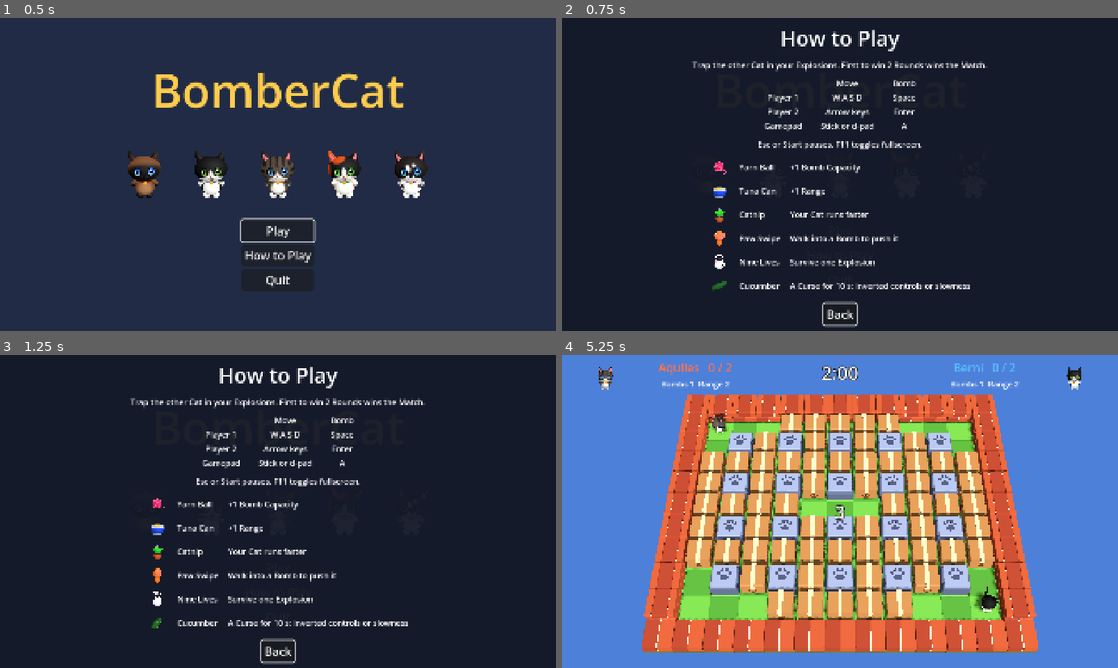
Above: before the commit, frames 1-4 (two rows, left to right).
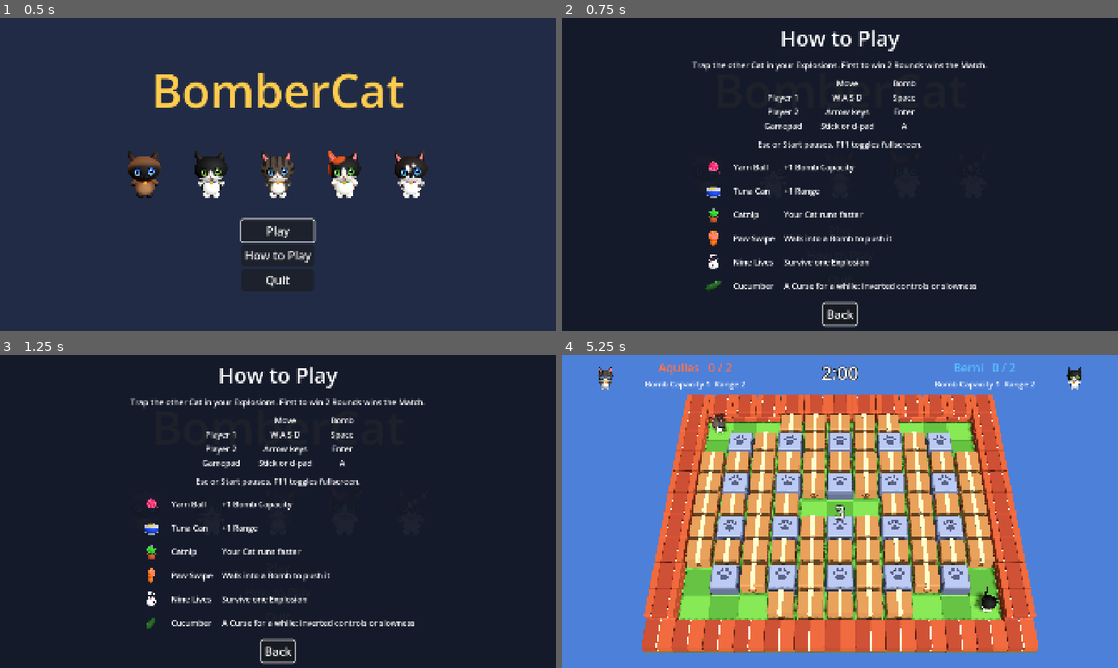
Above: after the commit, the same moments.

Repository: Sifawm/bombercat
Game: Godot game, scene res://presentation/main.tscn
Two runs of this game, one before a commit and one after it. Both use one fixed random seed, a clock stepped at 60 frames per second and the inputs below.
Inputs:
- Up to frame 1 (0.5 s): no input
- Up to frame 2 (0.75 s): click "How to Play" at 0.5 s
- Up to frame 3 (1.25 s): no input
- Up to frame 4 (5.25 s): click "Back" at 1.25 s; click "Play" at 2 s; tap Enter at 2.75, 2.85, 3.6, 4.35, 5.1 s; hold D 2.78-3.53 s; tap Space at 3.02, 3.77 s; hold S 3.53-4.28 s; hold D 4.28-5.03 s; hold W from 5.03 s (still down)

Frame 1 is identical in both runs. In frame 2, 2.6% of the frame differs, in the area x 25-75%, y 45-88%; in frame 3, 2.6%; in frame 4, 0.4%.

Commit message:
Stage 5 review fixes: Match winner in the rules, Cat Select, Pause and stick details
- The Match remembers its winner; the Match Result screen reads it instead of
  working it out
- Two Players confirming the same Cat in the same frame: the second is ignored
- Start closes the How to Play card together with the Pause menu
- Stick deadzone of 0.5, so a sideways drift does not turn the Cat
- Match Result buttons wake up after a second, so a late bomb press does not
  skip the summary
- How to Play reads the Rounds to win from the game configuration; the HUD says
  Bomb Capacity (CONTEXT.md vocabulary)

Co-Authored-By: Claude Opus 5.5 <noreply@anthropic.com>

Diff:
--- a/game/control/local_player_controller.gd
+++ b/game/control/local_player_controller.gd
@@ -12,6 +12,8 @@
 	"right": JOY_BUTTON_DPAD_RIGHT, "bomb": JOY_BUTTON_A,
 }
 ## Left stick: the axis and which side of it.
+## How far the stick must be pushed; high enough that a sideways drift does not turn the Cat.
+const STICK_DEADZONE := 0.5
 const PAD_STICK: Dictionary[String, Array] = {
 	"up": [JOY_AXIS_LEFT_Y, -1.0], "down": [JOY_AXIS_LEFT_Y, 1.0],
 	"left": [JOY_AXIS_LEFT_X, -1.0], "right": [JOY_AXIS_LEFT_X, 1.0],
@@ -35,10 +37,13 @@
 			var action_name := action(slot, control)
 			if InputMap.has_action(action_name):
 				continue
-			InputMap.add_action(action_name)
+			InputMap.add_action(action_name, STICK_DEADZONE)
 			var key := InputEventKey.new()
 			key.physical_keycode = KEYS[slot][control]
 			InputMap.action_add_event(action_name, key)
+			# ponytail: slot N listens to joypad device N. Some keyboards register as a joypad
+			# and take a device number; pick devices from Input.get_connected_joypads() if
+			# that gets in a Player's way.
 			var button := InputEventJoypadButton.new()
 			button.device = slot
 			button.button_index = PAD_BUTTONS[control]
--- a/game/presentation/cat_select.gd
+++ b/game/presentation/cat_select.gd
@@ -60,8 +60,10 @@
 
 
 func _process(_delta: float) -> void:
+	var aimed_at := _cursors.duplicate()
 	for player in PLAYERS:
-		if _picks[player] != -1:
+		# The second check: the other Player confirmed this Cat first in this very frame.
+		if _picks[player] != -1 or _cursors[player] != aimed_at[player]:
 			continue
 		var step := int(Input.is_action_just_pressed(LocalPlayerController.action(player, "right"))) \
 				- int(Input.is_action_just_pressed(LocalPlayerController.action(player, "left")))
--- a/game/presentation/how_to_play.gd
+++ b/game/presentation/how_to_play.gd
@@ -5,6 +5,7 @@
 
 signal closed
 
+const CONFIG: GameConfig = preload("res://config/game_config.tres")
 const CONTROLS: Array[Array] = [
 	["", "Move", "Bomb"],
 	["Player 1", "W A S D", "Space"],
@@ -18,17 +19,25 @@
 	[&"catnip", "Catnip", "Your Cat runs faster"],
 	[&"paw_swipe", "Paw Swipe", "Walk into a Bomb to push it"],
 	[&"nine_lives", "Nine Lives", "Survive one Explosion"],
-	[&"cucumber", "Cucumber", "A Curse for 10 s: inverted controls or slowness"],
+	[&"cucumber", "Cucumber", "A Curse for a while: inverted controls or slowness"],
 ]
 
 var _back: Button
+
+
+## Shows the card on top of `screen`; the focus goes back to `return_focus` when it closes.
+static func open_over(screen: Control, return_focus: Control) -> void:
+	var card := HowToPlay.new()
+	card.closed.connect(return_focus.grab_focus)
+	screen.add_child(card)
 
 
 func _init() -> void:
 	color = Color(0.08, 0.1, 0.16, 0.96)
 	var column := Ui.centred_column(self)
 	column.add_child(Ui.label("How to Play", 72))
-	column.add_child(Ui.label("Trap the other Cat in your Explosions. First to win 2 Rounds wins the Match.", Ui.SMALL_SIZE))
+	column.add_child(Ui.label("Trap the other Cat in your Explosions. First to win %d Rounds wins the Match." % CONFIG.rounds_to_win,
+		Ui.SMALL_SIZE))
 	var controls := GridContainer.new()
 	controls.columns = 3
 	controls.add_theme_constant_override("h_separation", 64)
--- a/game/presentation/match_result.gd
+++ b/game/presentation/match_result.gd
@@ -5,12 +5,15 @@
 signal rematch_pressed
 signal cat_select_pressed
 
+## The buttons wake up late, so a bomb press meant for the Round does not skip the screen.
+const BUTTONS_DELAY := 1.0
+
 var _rematch: Button
 
 
 ## `picks` holds the index in Roster.CATS of each Player's Cat.
 func _init(game_match: Match, picks: Array[int]) -> void:
-	var winner := game_match.wins.find(game_match.wins.max())
+	var winner := game_match.winner
 	var column := Ui.centred_column(self)
 	column.add_child(Ui.label("%s wins the Match!" % Roster.cat_name(picks[winner]), Ui.TITLE_SIZE,
 		Roster.PLAYER_COLORS[winner]))
@@ -49,3 +52,9 @@
 
 func _ready() -> void:
 	_rematch.grab_focus()
+	var buttons := _rematch.get_parent().get_children()
+	for button: Button in buttons:
+		button.disabled = true
+	create_tween().tween_callback(func() -> void:
+		for button: Button in buttons:
+			button.disabled = false).set_delay(BUTTONS_DELAY)
--- a/game/presentation/pause_menu.gd
+++ b/game/presentation/pause_menu.gd
@@ -52,11 +52,12 @@
 
 
 func _close() -> void:
+	for child in get_children():
+		if child is HowToPlay:  # closed with Start while the card was open
+			child.queue_free()
 	visible = false
 	get_tree().paused = false
 
 
 func _show_how_to_play() -> void:
-	var card := HowToPlay.new()
-	card.closed.connect(_resume.grab_focus)
-	add_child(card)
+	HowToPlay.open_over(self, _resume)
--- a/game/presentation/round_view.gd
+++ b/game/presentation/round_view.gd
@@ -154,7 +154,7 @@
 
 
 func _held_text(cat: CatState) -> String:
-	var held: PackedStringArray = ["Bombs %d" % cat.bomb_capacity, "Range %d" % cat.bomb_range]
+	var held: PackedStringArray = ["Bomb Capacity %d" % cat.bomb_capacity, "Range %d" % cat.bomb_range]
 	if cat.collected.has(&"catnip"):
 		held.append("Catnip x%d" % cat.collected.count(&"catnip"))
 	if cat.paw_swipe:
--- a/game/presentation/title_screen.gd
+++ b/game/presentation/title_screen.gd
@@ -1,5 +1,6 @@
 class_name TitleScreen
 extends Control
+## The first screen: the game's name, the five Cats and the way into a Match.
 
 signal play_pressed
 
@@ -33,6 +34,4 @@
 
 
 func _show_how_to_play() -> void:
-	var card := HowToPlay.new()
-	card.closed.connect(_how_to_play.grab_focus)
-	add_child(card)
+	HowToPlay.open_over(self, _how_to_play)
--- a/game/rules/match.gd
+++ b/game/rules/match.gd
@@ -14,6 +14,8 @@
 var powerups_collected: Array[int] = []
 var current_round: Round
 var finished := false
+## The Player who won the Match, once it is finished.
+var winner := -1
 
 var _map: MapData
 var _spawn_points: Array[Vector2i]
@@ -38,15 +40,16 @@
 	return current_round
 
 
-func _on_round_ended(winner: int) -> void:
+func _on_round_ended(round_winner: int) -> void:
 	for player in wins.size():
 		var cat := current_round.cats[player]
 		bombs_placed[player] += cat.bombs_placed
 		crates_destroyed[player] += cat.crates_destroyed
 		powerups_collected[player] += cat.collected.size()
-	if winner == Round.DRAW:
+	if round_winner == Round.DRAW:
 		return
-	wins[winner] += 1
-	if wins[winner] >= config.rounds_to_win:
+	wins[round_winner] += 1
+	if wins[round_winner] >= config.rounds_to_win:
 		finished = true
+		winner = round_winner
 		match_ended.emit(winner)
--- a/game/tests/test_match.gd
+++ b/game/tests/test_match.gd
@@ -34,6 +34,7 @@
 	play_round_lost_by(game_match, 0)
 	check_eq(game_match.wins, [1, 2] as Array[int], "wins")
 	check_eq(match_events, [1] as Array[int], "Player 1 wins the Match")
+	check_eq(game_match.winner, 1, "the Match remembers its winner")
 	check(game_match.finished, "finished")
 
 
